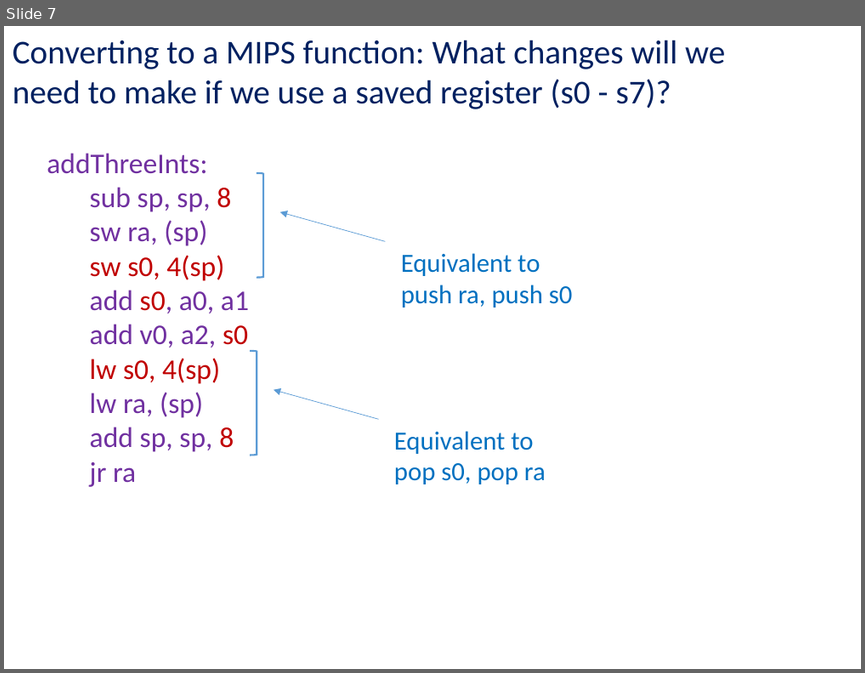
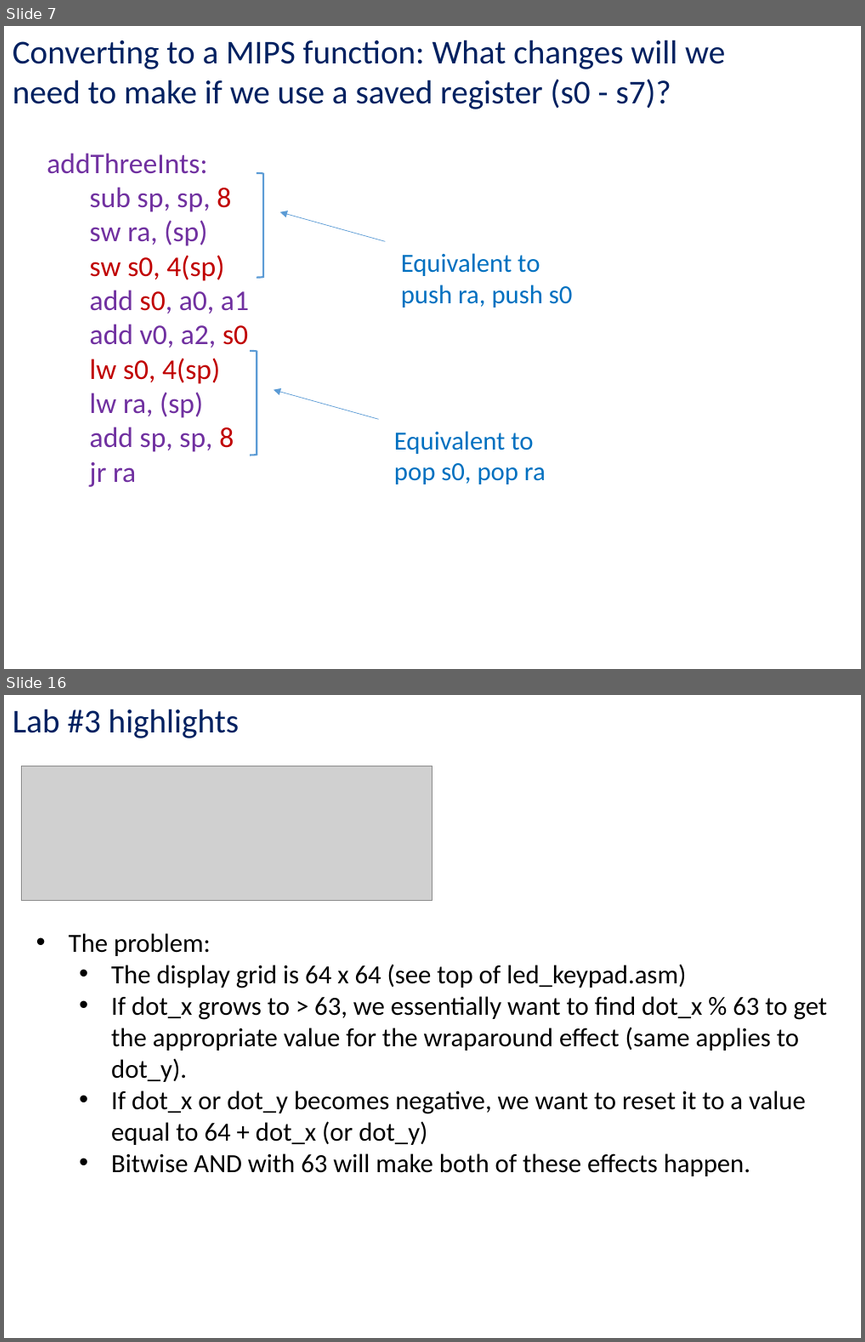
Before and after one commit to kc13/CS447JB, a slide deck: cs447jb_rec2_feb2_and_feb5.pptx. Shown one above the other, each under a label of ours: slide 7 before the commit, slides 7 and 16 after it; the slides between them are not shown. The pictures are 865x673 and 865x1342 pixels, drawn with LibreOffice and Linux fonts; fonts in the diff are those of the drawing; grey boxes stand for pictures. Boxes give left, top, right and bottom in pixels: in the first picture for what was removed or moved away, otherwise in the second. Text is boxed around its words. In the diff, an @@ line names an element or a change of style, - is before the commit and + after.

```diff
--- a/cs447jb_rec2_feb2_and_feb5.pptx
+++ b/cs447jb_rec2_feb2_and_feb5.pptx
@@ slide 16 added at (4, 695, 861, 1338), background #FFFFFF @@
@@ text added at (12, 709, 239, 738), 28 pt, text #002060 @@
+Lab #3 highlights
@@ picture added at (21, 766, 432, 900) @@
@@ text added at (69, 933, 828, 1176), 22 pt, text #000000 @@
+• The problem:
+  • The display grid is 64 x 64 (see top of led_keypad.asm)
+  • If dot_x grows to > 63, we essentially want to find dot_x % 63 to get the appropriate value for the wraparound effect (same applies to dot_y).
+  • If dot_x or dot_y becomes negative, we want to reset it to a value equal to 64 + dot_x (or dot_y)
+  • Bitwise AND with 63 will make both of these effects happen.
```
Also in this commit, not shown: 1 slide changed, 10 other slides added.
